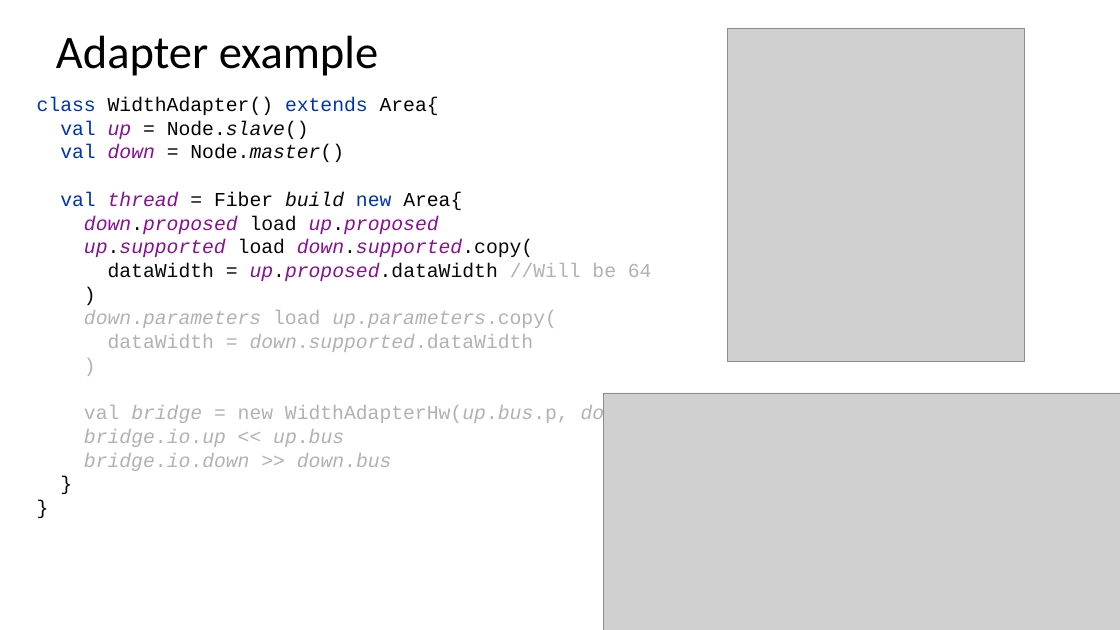
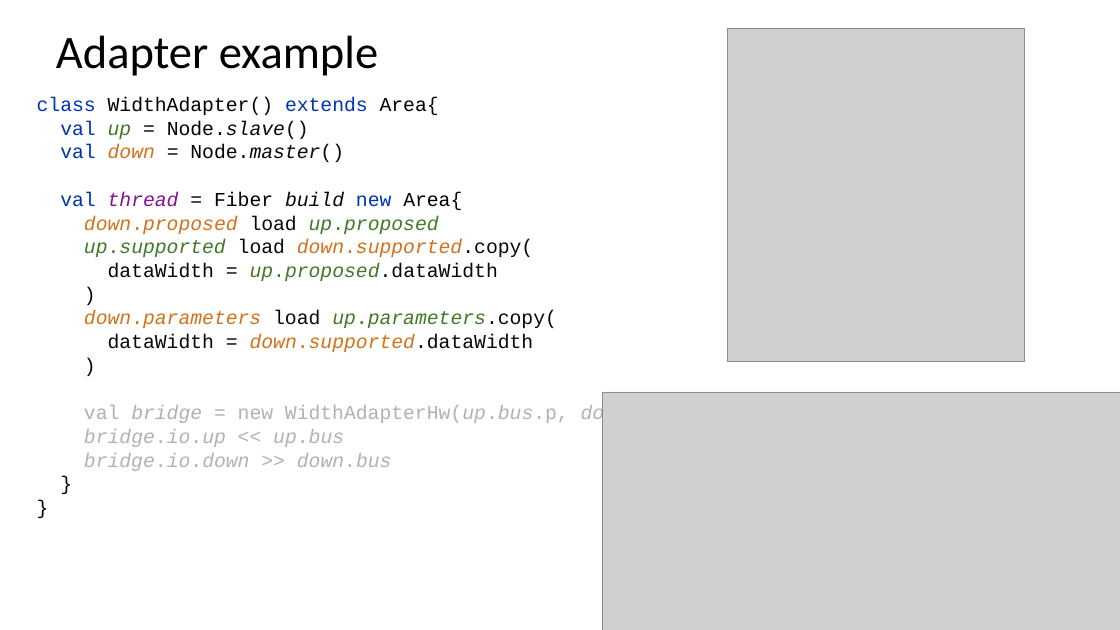
Before and after one commit to SpinalHDL/SpinalDoc, a slide deck: slide 53 of presentation/en/fsic_100723/fsic_100723.odp (slide 52 before the commit). Drawn at 1120x630 pixels with LibreOffice and Linux fonts; fonts in the diff are those of the drawing; grey boxes stand for pictures. Boxes give left, top, right and bottom in pixels: in the first picture for what was removed or moved away, otherwise in the second. Text is boxed around its words. In the diff, an @@ line names an element or a change of style, - is before the commit and + after.

```diff
--- a/presentation/en/fsic_100723/fsic_100723.odp
+++ b/presentation/en/fsic_100723/fsic_100723.odp
@@ text at [37,97,711,471]: text colour #871094 to #407927 in "up up.proposed up.supported"; text colour #871094 to #D4711A in "down down.proposed down.supported.copy("; text colour #080808 to #D4711A in "down.proposed down.supported.copy("; text colour #080808 to #407927 in "up.proposed up.supported"; text colour #B2B2B2 to #D4711A in "down.parameters", "down.supported.dataWidth"; text colour #B2B2B2 to #080808 in "load up.parameters.copy(", "dataWidth = down.supported.dataWidth", ")"; text colour #B2B2B2 to #407927 in "up.parameters.copy(" @@
@@ text at [108,263,498,281]: text changed @@
-dataWidth = up.proposed.dataWidth //Will be 64
+dataWidth = up.proposed.dataWidth
```
Also in this commit, not shown: 15 other slides changed, 1 other file.
